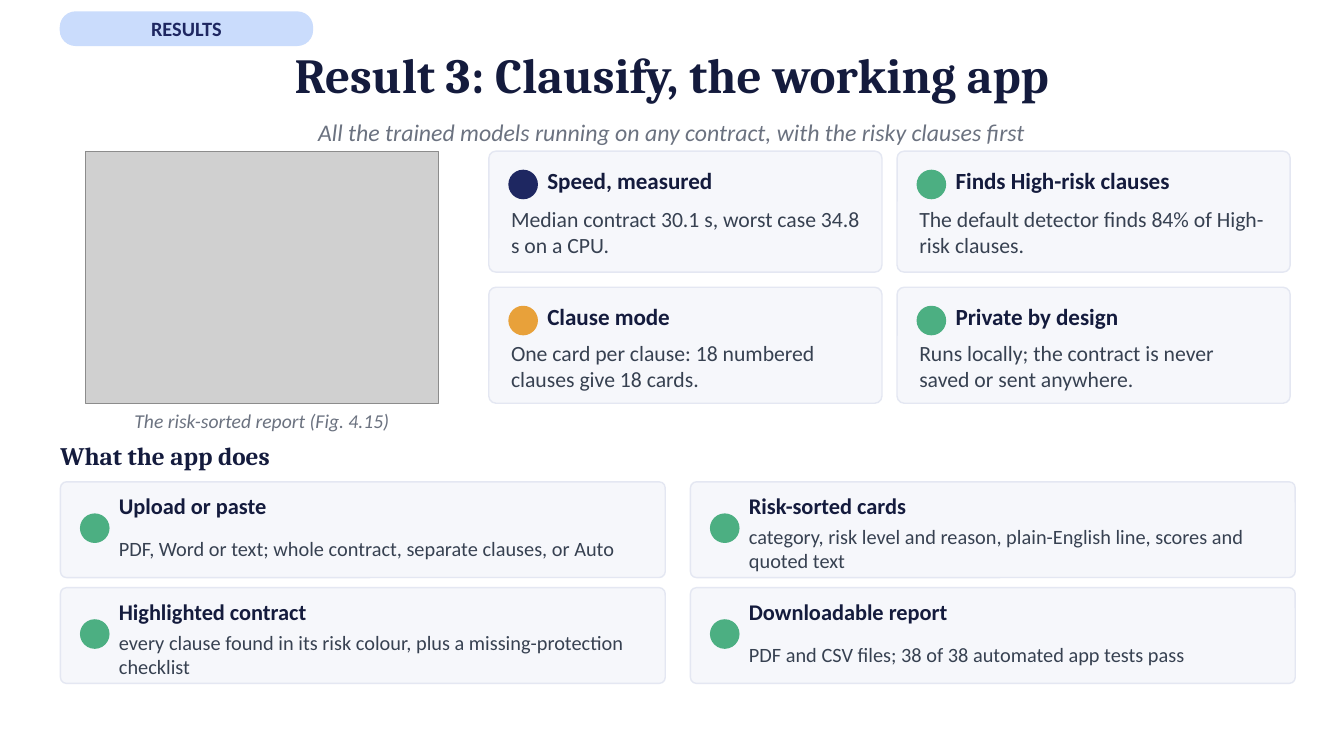
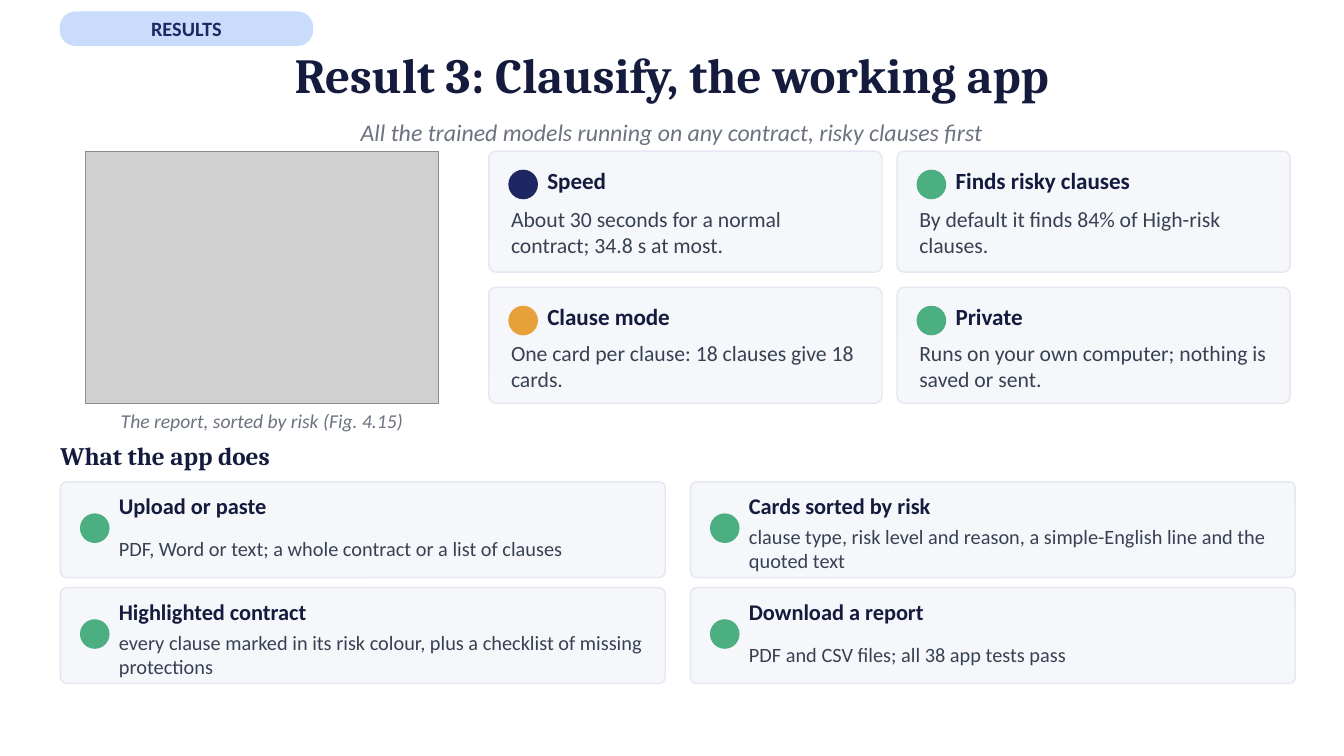
Before and after one commit to afnanmz168/clausify-p3, a slide deck: slide 14 of P25301051-p3-presentation-15-slides.pptx. Drawn at 1344x756 pixels with LibreOffice and Linux fonts; fonts in the diff are those of the drawing; grey boxes stand for pictures. Boxes give left, top, right and bottom in pixels: in the first picture for what was removed or moved away, otherwise in the second. Text is boxed around its words. In the diff, an @@ line names an element or a change of style, - is before the commit and + after.

```diff
--- a/P25301051-p3-presentation-15-slides.pptx
+++ b/P25301051-p3-presentation-15-slides.pptx
@@ text at [361,124,982,145]: text changed @@
-All the trained models running on any contract, with the risky clauses first
+All the trained models running on any contract, risky clauses first
@@ text at [547,172,606,193]: text changed @@
-Speed, measured
+Speed
@@ text at [956,172,1130,193]: text changed @@
-Finds High-risk clauses
+Finds risky clauses
@@ text at [511,212,781,256]: text changed @@
-Median contract 30.1 s, worst case 34.8 s on a CPU.
+About 30 seconds for a normal contract; 34.8 s at most.
@@ text at [919,212,1221,253]: text changed @@
-The default detector finds 84% of High-risk clauses.
+By default it finds 84% of High-risk clauses.
@@ text at [956,309,1023,325]: text changed @@
-Private by design
+Private
@@ text at [511,346,854,387]: text changed @@
-One card per clause: 18 numbered clauses give 18 cards.
+One card per clause: 18 clauses give 18 cards.
@@ text at [919,346,1265,387]: text changed @@
-Runs locally; the contract is never saved or sent anywhere.
+Runs on your own computer; nothing is saved or sent.
@@ text at [121,414,403,432]: text changed @@
-The risk-sorted report (Fig. 4.15)
+The report, sorted by risk (Fig. 4.15)
@@ text at [749,498,930,518]: text changed @@
-Risk-sorted cards
+Cards sorted by risk
@@ text at [749,530,1265,572]: text changed @@
-category, risk level and reason, plain-English line, scores and quoted text
+clause type, risk level and reason, a simple-English line and the quoted text
@@ text at [119,542,562,559]: text changed @@
-PDF, Word or text; whole contract, separate clauses, or Auto
+PDF, Word or text; a whole contract or a list of clauses
@@ text at [749,604,924,624]: text changed @@
-Downloadable report
+Download a report
@@ text at [119,636,642,678]: text changed @@
-every clause found in its risk colour, plus a missing-protection checklist
+every clause marked in its risk colour, plus a checklist of missing protections
@@ text at [749,648,1065,666]: text changed @@
-PDF and CSV files; 38 of 38 automated app tests pass
+PDF and CSV files; all 38 app tests pass
```
Also in this commit, not shown: 13 other slides changed.
